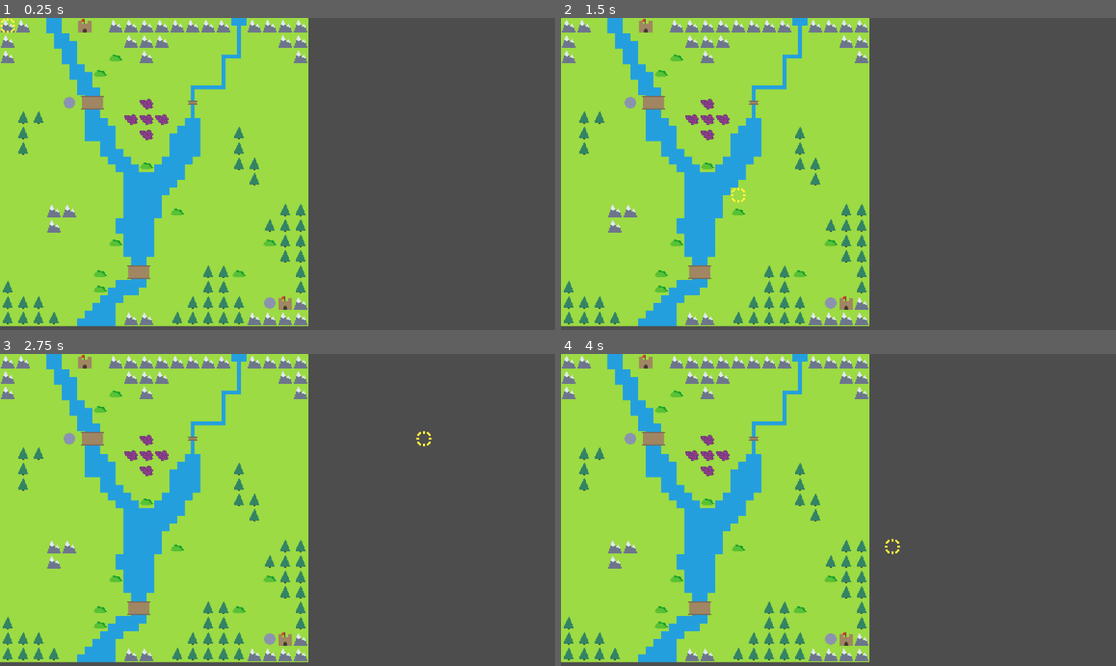
Above: before the commit, frames 1-4 (two rows, left to right).
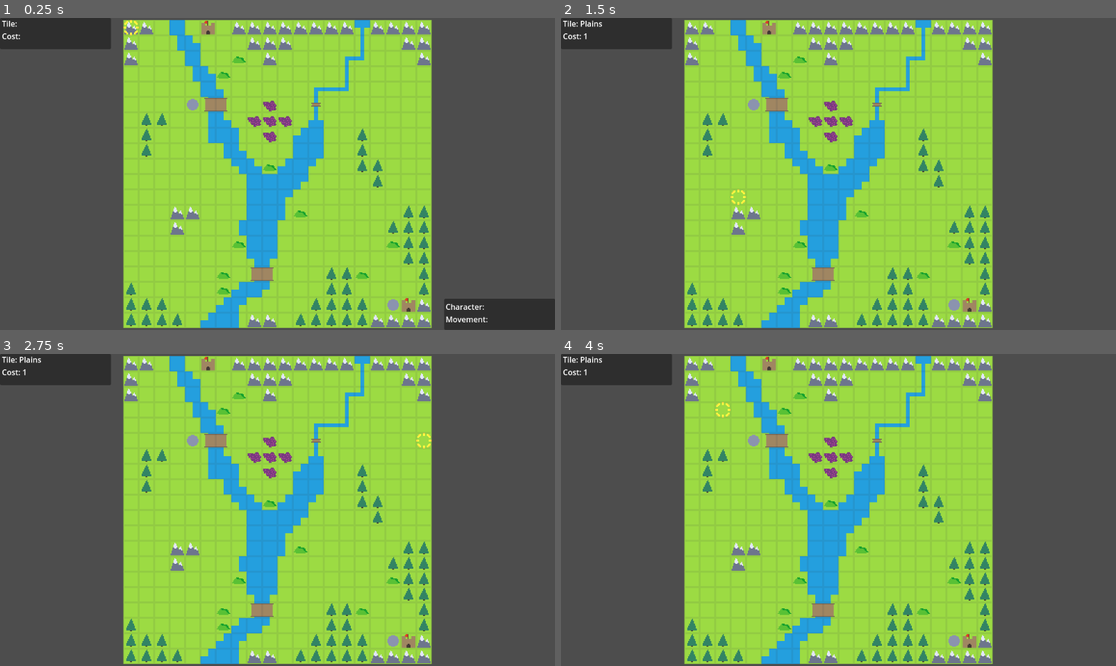
Above: after the commit, the same moments.

Repository: Kibibibit/chickenwarrior
Game: Godot game, scene res://src/scenes/main/main.tscn
Same seed, same stepped clock (60 frames per second), same inputs: the game is played once before the commit and once after it.
Inputs (mouse positions are in pixels of both pictures, inside the frame that each line leads up to):
- Up to frame 1 (0.25 s): no input
- Up to frame 2 (1.5 s): tap Enter (ui_accept) at 0.5, 0.6, 0.77, 1.07, 1.25, 1.35 s; move the mouse to (960, 158) at 0.52 s; hold Right (ui_right) 0.53-1.28 s; click (960, 158) at 0.67 s; move the mouse to (727, 189) at 1.27 s; hold Backspace (ui_text_backspace) from 1.28 s (still down); click (727, 189) at 1.42 s
- Up to frame 3 (2.75 s): tap Enter (ui_accept) at 1.52, 1.82, 2, 2.1 s; move the mouse to (333, 441) at 2.02 s; release Backspace (ui_text_backspace) at 2.03 s; hold Right (ui_right) from 2.03 s (still down); click (333, 441) at 2.17 s
- Up to frame 4 (4 s): tap Enter (ui_accept) at 2.75, 2.85, 3.02, 3.32, 3.6, 3.77 s; move the mouse to (810, 572) at 2.77 s; release Right (ui_right) at 2.78 s; hold Up (ui_up) 2.78-3.53 s; click (810, 572) at 2.92 s; move the mouse to (1005, 556) at 3.52 s; hold Left (ui_left) from 3.53 s (still down); click (1005, 556) at 3.67 s

The runs differ from the first frame. In frame 1, 59% of the frame differs, in the area x 0-100%, y 0-100%; in frame 2, 57%; in frame 3, 57%; in frame 4, 57%.

Commit message:
Started setting up ui and cursor states and behaviours

Diff:
--- a/assets/transparent.gdshader
+++ b/resources/materials/transparent/transparent.gdshader
@@ -1,9 +1,10 @@
 shader_type canvas_item;
+uniform float opacity : hint_range(0.0, 1.0, 0.01) = 0.5;
 
 void fragment() {
 	vec4 color = texture(TEXTURE, UV);
 	if (color.a > 0.0) {
-		COLOR = vec4(color.rgb, 0.5);
+		COLOR = vec4(color.rgb, opacity);
 	} else {
 		COLOR = vec4(0.0);
 	}
--- a/assets/transparent_material.tres
+++ b/resources/materials/transparent/transparent_material.tres
@@ -1,6 +1,6 @@
 [gd_resource type="ShaderMaterial" load_steps=2 format=3 uid="uid://cn67esf16elva"]
 
-[ext_resource type="Shader" path="res://assets/transparent.gdshader" id="1_klft2"]
+[ext_resource type="Shader" path="res://resources/materials/transparent/transparent.gdshader" id="1_klft2"]
 
 [resource]
 shader = ExtResource("1_klft2")
--- a/src/prefabs/battle_prefabs/cursor/cursor.gd
+++ b/src/prefabs/battle_prefabs/cursor/cursor.gd
@@ -1,7 +1,15 @@
 extends Sprite2D
 class_name Cursor
 
+const SELECT: int = 0
+const DESELECT: int = 1
+
 signal cursor_moved(tile: Vector2i)
+signal cursor_action(action_type: int)
+
+var tile: Vector2i = Vector2i(0,0)
+var map_rect: Rect2i
+var can_move: bool = false
 
 var _input_dictionary: Dictionary = {
 	"ui_left": Vector2i(-1, 0),
@@ -11,18 +19,39 @@
 }
 
 func _unhandled_input(event: InputEvent) -> void:
+	if (not can_move):
+		return
 	if (event is InputEventMouseMotion):
 		var vector: Vector2i = _floor_position(get_global_mouse_position())
-		if (vector*16 != Vector2i(position)):
-			cursor_moved.emit(vector)
-			_update_mouse_used(true)
-		position = vector*Map.TILE_SIZE
+		_update_mouse_used(true)
+		_update_position(vector)
 
 	for action in _input_dictionary:
 		var direction: Vector2i = _input_dictionary[action]
 		if (Input.is_action_pressed(action)):
-			position += Vector2(direction*Map.TILE_SIZE)
 			_update_mouse_used(false)
+			_update_position(tile+direction)
+			break
+
+	var clicked: int = -1
+	if (event is InputEventMouseButton):
+		if (event.pressed):
+			if (event.button_index == MOUSE_BUTTON_LEFT):
+				clicked = SELECT
+			elif(event.button_index == MOUSE_BUTTON_RIGHT):
+				clicked = DESELECT
+
+	if (Input.is_action_just_pressed("ui_accept") or clicked == SELECT):
+		cursor_action.emit(SELECT)
+	elif (Input.is_action_just_pressed("ui_text_backspace") or clicked == DESELECT):
+		cursor_action.emit(DESELECT)
+
+func _update_position(new_tile: Vector2i):
+	if (map_rect.has_point(new_tile)):
+		if (new_tile != tile):
+			tile = new_tile
+			position = tile*Map.TILE_SIZE
+			cursor_moved.emit(tile)
 
 func _floor_position(vector: Vector2) -> Vector2i:
 	vector /= 16
--- a/src/prefabs/battle_prefabs/unit/unit.gd
+++ b/src/prefabs/battle_prefabs/unit/unit.gd
@@ -8,6 +8,10 @@
 @export_enum("Player", "Enemy", "Ally") var team: int
 @export var tile: Vector2i: set = _set_tile
 @export var inventory: Array[Item]
+@export var hp: int = -1
+
+func _ready() -> void:
+	hp = character.hp
 
 
 func _set_tile(p_tile: Vector2i):
--- a/src/prefabs/maps/map.gd
+++ b/src/prefabs/maps/map.gd
@@ -3,9 +3,22 @@
 
 const TILE_SIZE: int = 16
 
+
+
 @onready
 var _unit_parent = $Units
 
+@export_range(0,1)
+var grid_opacity: float = 0.1
+
+var _grid_lines: MapGridLines
+
+func _ready() -> void:
+	_grid_lines = MapGridLines.new(get_used_rect())
+	add_child(_grid_lines)
+
+func map_rect() -> Rect2i:
+	return get_used_rect()
 
 func get_units() -> Array[Unit]:
 	var out: Array[Unit] = []
@@ -18,6 +31,9 @@
 	assert(tile_set is MapTileSet, "Tile set must be MapTileSet")
 	return tile_set
 
+func get_tile_name(tile: Vector2i) -> String:
+	return TileTypes.get_tile_name(get_tile_type(tile))
+
 func get_tile_type(tile: Vector2i) -> StringName:
 	if (get_used_rect().has_point(tile)):
 		return get_maptileset().get_tile_type(get_cell_atlas_coords(0, tile))
--- a/src/prefabs/maps/test_map/test_map.tscn
+++ b/src/prefabs/maps/test_map/test_map.tscn
@@ -29,9 +29,11 @@
 character = ExtResource("3_a0t6i")
 tile = Vector2i(4, 5)
 inventory = Array[Resource("res://src/scripts/resource_types/item.gd")]([ExtResource("5_rkdrk"), ExtResource("6_m477u")])
+hp = null
 
 [node name="TestBob" parent="Units" instance=ExtResource("2_je2jo")]
 position = Vector2(272, 288)
 character = SubResource("Resource_pp8kf")
 team = 1
 tile = Vector2i(17, 18)
+hp = null
--- /dev/null
+++ b/src/prefabs/ui/battle_ui/battle_ui.gd
@@ -0,0 +1,39 @@
+extends Control
+class_name BattleUI
+
+@onready
+var tile_panel: Panel = $CanvasLayer/Control/TilePanel
+@onready
+var tile_label: Label = $CanvasLayer/Control/TilePanel/TileLabel
+@onready
+var unit_panel: Panel = $CanvasLayer/Control/UnitPanel
+@onready
+var unit_label: Label = $CanvasLayer/Control/UnitPanel/UnitLabel
+
+
+
+
+
+func set_tile_type(tile_type: StringName) -> void:
+	if (tile_type == TileTypes.VOID):
+		tile_panel.visible = false
+	else:
+		tile_panel.visible = true
+		var cost: int = TileTypes.get_cost(tile_type)
+		var cost_string: String = ""
+		if (cost == TileTypes.COST_MAX):
+			cost_string = "Impassable"
+		else:
+			cost_string = "%s" % cost
+		tile_label.text = "Tile: %s\nCost: %s" % [TileTypes.get_tile_name(tile_type), cost_string]
+
+func set_unit(unit: Unit) -> void:
+	if (unit == null):
+		unit_panel.visible = false
+	else:
+		unit_panel.visible = true
+		var hp: int = unit.hp
+		var max_hp: int = unit.character.hp
+		var name_: String = unit.character.name
+		var mov: int = unit.character.movement
+		unit_label.text = "Character: %s (%s/%s)\nMovement: %s" % [name_, hp, max_hp, mov]
--- /dev/null
+++ b/src/prefabs/ui/battle_ui/battle_ui.tscn
@@ -0,0 +1,57 @@
+[gd_scene load_steps=2 format=3 uid="uid://l8gbi6aspvji"]
+
+[ext_resource type="Script" path="res://src/prefabs/ui/battle_ui/battle_ui.gd" id="1_kgwju"]
+
+[node name="BattleUI" type="Control"]
+layout_mode = 3
+anchors_preset = 15
+anchor_right = 1.0
+anchor_bottom = 1.0
+grow_horizontal = 2
+grow_vertical = 2
+size_flags_horizontal = 3
+size_flags_vertical = 3
+mouse_filter = 1
+script = ExtResource("1_kgwju")
+
+[node name="CanvasLayer" type="CanvasLayer" parent="."]
+
+[node name="Control" type="Control" parent="CanvasLayer"]
+layout_mode = 3
+anchors_preset = 15
+anchor_right = 1.0
+anchor_bottom = 1.0
+grow_horizontal = 2
+grow_vertical = 2
+mouse_filter = 1
+
+[node name="TilePanel" type="Panel" parent="CanvasLayer/Control"]
+layout_mode = 1
+anchors_preset = -1
+anchor_right = 0.2
+anchor_bottom = 0.1
+
+[node name="TileLabel" type="Label" parent="CanvasLayer/Control/TilePanel"]
+layout_mode = 0
+offset_left = 4.34
+offset_right = 44.34
+offset_bottom = 52.0
+text = "Tile:
+Cost:"
+
+[node name="UnitPanel" type="Panel" parent="CanvasLayer/Control"]
+layout_mode = 1
+anchors_preset = -1
+anchor_left = 0.8
+anchor_top = 0.9
+anchor_right = 1.0
+anchor_bottom = 1.0
+
+[node name="UnitLabel" type="Label" parent="CanvasLayer/Control/UnitPanel"]
+layout_mode = 0
+offset_left = 2.61
+offset_top = 5.19
+offset_right = 90.61
+offset_bottom = 57.19
+text = "Character:
+Movement:"
--- a/src/scenes/battle_scene/battle_scene.gd
+++ b/src/scenes/battle_scene/battle_scene.gd
@@ -1,12 +1,25 @@
 extends Node2D
 class_name BattleScene
 
+const STATE_NO_CONTROL: int = 0
+const STATE_PLAYER_TURN: int = 1
+const STATE_ENEMY_TURN: int = 2
+const STATE_PLAYER_UNIT_SELECTED: int = 3
+const STATE_ENEMY_UNIT_SELECTED: int = 4
+const STATE_MENU_OPEN: int = 5
+
+
+var battle_state: int = STATE_PLAYER_TURN
 var map: Map : set = set_map
-
 var units: Dictionary = {}
+var unit_positions: Dictionary = {}
 
 @onready
 var camera: Camera2D = $Camera2D
+@onready
+var cursor: Cursor = $Cursor
+@onready
+var ui: BattleUI = $BattleUI
 
 
 func set_map(p_map: Map):
@@ -16,5 +29,44 @@
 func _ready() -> void:
 	assert(map != null, "Tried to instantiate battle without map!")
 	add_child(map)
+
+	cursor.map_rect = map.map_rect()
+	cursor.cursor_moved.connect(_cursor_moved)
+	cursor.cursor_action.connect(_cursor_action)
+	cursor.can_move = true
+	camera.position = Vector2(map.map_rect().position) + map.map_rect().size*Map.TILE_SIZE*0.5
+
 	for unit in map.get_units():
 		units[unit.get_instance_id()] = unit
+		unit_positions[unit.tile] = unit.get_instance_id()
+
+
+func _unit_at(tile: Vector2i) -> Unit:
+	if tile in unit_positions:
+		return units[unit_positions[tile]]
+	return null
+
+func _cursor_action(action: int) -> void:
+	match battle_state:
+		STATE_PLAYER_TURN:
+			_cursor_action_player_turn_state(action)
+		_:
+			return
+
+func _cursor_moved(tile: Vector2i) -> void:
+	match battle_state:
+		STATE_PLAYER_TURN:
+			_cursor_moved_player_turn_state(tile)
+		_:
+			return
+
+func _cursor_action_player_turn_state(_action: int) -> void:
+	print(cursor.tile)
+	print(map.get_tile_name(cursor.tile))
+	var unit: Unit = _unit_at(cursor.tile)
+	if unit != null:
+		print(unit.character.name)
+
+func _cursor_moved_player_turn_state(tile: Vector2i) -> void:
+	ui.set_tile_type(map.get_tile_type(tile))
+	ui.set_unit(_unit_at(tile))
--- a/src/scenes/battle_scene/battle_scene.tscn
+++ b/src/scenes/battle_scene/battle_scene.tscn
@@ -1,16 +1,22 @@
-[gd_scene load_steps=5 format=3 uid="uid://duhyxcbryx5ow"]
+[gd_scene load_steps=6 format=3 uid="uid://duhyxcbryx5ow"]
 
 [ext_resource type="Script" path="res://src/scenes/battle_scene/battle_scene.gd" id="1_6u23s"]
 [ext_resource type="Script" path="res://src/scripts/objects/tile_highlight.gd" id="2_3cnms"]
 [ext_resource type="PackedScene" uid="uid://bm4bfgp3fbrmf" path="res://src/prefabs/battle_prefabs/cursor/cursor.tscn" id="3_tk60x"]
 [ext_resource type="Script" path="res://src/prefabs/battle_prefabs/cursor/cursor.gd" id="4_7a8hm"]
+[ext_resource type="PackedScene" uid="uid://l8gbi6aspvji" path="res://src/prefabs/ui/battle_ui/battle_ui.tscn" id="5_rl8ka"]
 
 [node name="BattleScene" type="Node2D"]
 texture_filter = 1
 script = ExtResource("1_6u23s")
 
+[node name="BattleUI" parent="." instance=ExtResource("5_rl8ka")]
+offset_left = -576.0
+offset_top = -324.0
+offset_right = -576.0
+offset_bottom = -324.0
+
 [node name="Camera2D" type="Camera2D" parent="."]
-anchor_mode = 0
 zoom = Vector2(2, 2)
 
 [node name="TileHighlight" type="Node2D" parent="."]
--- a/src/scenes/main/main.gd
+++ b/src/scenes/main/main.gd
@@ -10,6 +10,4 @@
 	var map_scene: Map = test_map_resource.instantiate()
 	battle_scene.map = map_scene
 
-	print(iron_sword.min_rank)
-
 	add_child(battle_scene)
--- a/src/scripts/autoloads/tile_types.gd
+++ b/src/scripts/autoloads/tile_types.gd
@@ -31,7 +31,25 @@
 	FORT: 1
 }
 
-func get_cost(tile_type: StringName, unit_type: StringName) -> int:
+const TILE_NAMES: Dictionary = {
+	VOID: "???",
+	PLAINS: "Plains",
+	TREES: "Trees",
+	MOUNTAINS: "Mountains",
+	STRONGHOLD: "Stronghold",
+	WATER:"Water",
+	HILLS:"Hills",
+	POISON:"Sludge",
+	BRIDGE:"Bridge",
+	FORT:"Fort"
+}
+
+func get_tile_name(tile_type: StringName) -> String:
+	if not tile_type in TILE_NAMES:
+		tile_type = VOID
+	return TILE_NAMES[tile_type]
+
+func get_cost(tile_type: StringName, unit_type: StringName = UnitTypes.INFANTRY) -> int:
 	var base_cost: int = COST_MAX
 	if (tile_type == VOID):
 		return COST_MAX
--- /dev/null
+++ b/src/scripts/objects/map_grid_lines.gd
@@ -0,0 +1,21 @@
+extends Sprite2D
+class_name MapGridLines
+
+
+var _grid_texture: CompressedTexture2D = preload("res://assets/grid_lines.png")
+var _transparent_material: ShaderMaterial = preload("res://resources/materials/transparent/transparent_material.tres")
+
+var opacity: float = 0.1 : set = _set_opacity
+
+func _init(map_rect: Rect2i) -> void:
+	centered = false
+	texture_repeat = CanvasItem.TEXTURE_REPEAT_ENABLED
+	region_enabled = true
+	region_rect = Rect2(map_rect.position*Map.TILE_SIZE, map_rect.size*Map.TILE_SIZE)
+	texture = _grid_texture
+	material = _transparent_material
+	_set_opacity(opacity)
+
+func _set_opacity(p_opacity:float) -> void:
+	opacity = p_opacity
+	material.set_shader_parameter("opacity", p_opacity)
Binary file added: assets/grid_lines.aseprite
Binary file added: assets/grid_lines.png
Not shown, added: assets/grid_lines.png.import
